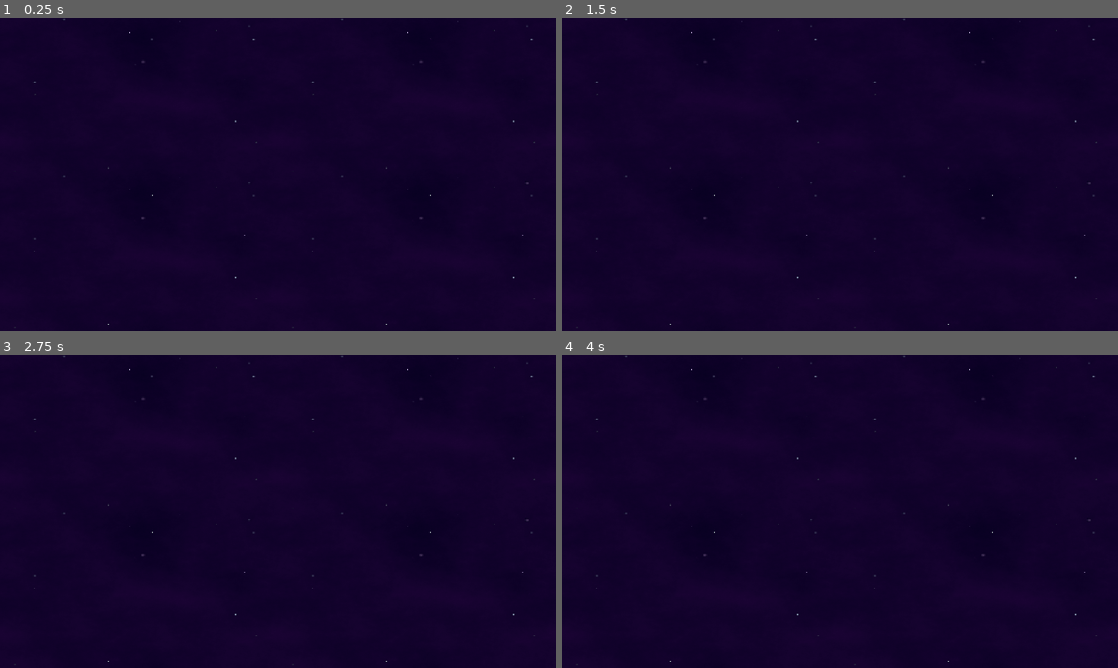
Above: before the commit, frames 1-4 (two rows, left to right).
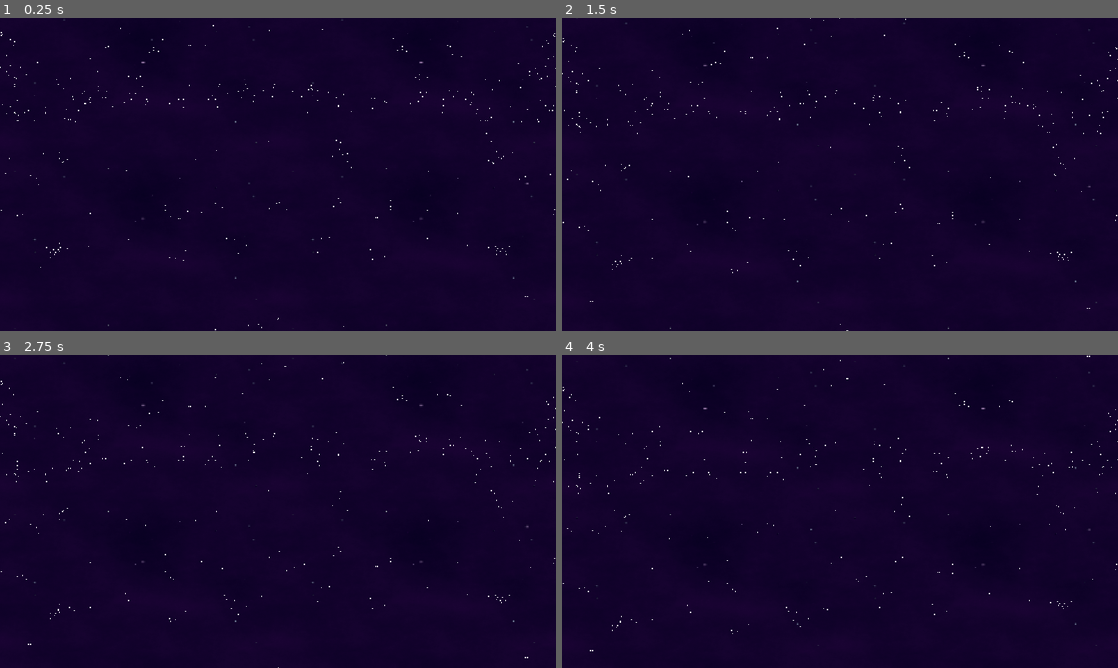
Above: after the commit, the same moments.

Repository: Gustav0Prado/SpaceShooter
Game: Godot game, scene res://main.tscn
Two runs of this game, one before a commit and one after it. Both use one fixed random seed, a clock stepped at 60 frames per second and the inputs below. Before the commit the project starts from res://scenes/main.tscn.
Inputs:
- Up to frame 1 (0.25 s): no input
- Up to frame 2 (1.5 s): no input
- Up to frame 3 (2.75 s): no input
- Up to frame 4 (4 s): no input

The runs differ from the first frame. In frame 1, 0.3% of the frame differs, in the area x 0-100%, y 0-100%; in frame 2, 0.3%; in frame 3, 0.3%; in frame 4, 0.3%.

Commit message:
[add] Parallax Background

Diff:
--- /dev/null
+++ b/effects/parallax_background.gd
@@ -0,0 +1,15 @@
+class_name ParallaxBG extends Node2D
+
+@onready var space_layer: Parallax2D = $SpaceLayer
+@onready var close_stars_layer: Parallax2D = $CloseStarsLayer
+@onready var far_stars_layer: Parallax2D = $FarStarsLayer
+
+func _ready() -> void:
+	close_stars_layer.repeat_size = Vector2(1152, 648)
+	far_stars_layer.repeat_size = Vector2(1152, 648)
+	space_layer.repeat_size = Vector2(1152, 648)
+
+func _process(delta: float) -> void:
+	close_stars_layer.scroll_offset += Vector2(0, 20) * delta
+	far_stars_layer.scroll_offset += Vector2(0, 10) * delta
+	space_layer.scroll_offset += Vector2(0, 5) * delta
--- /dev/null
+++ b/effects/parallax_background.tscn
@@ -0,0 +1,35 @@
+[gd_scene load_steps=5 format=3 uid="uid://cn4e48br4jip8"]
+
+[ext_resource type="Texture2D" uid="uid://u2dww22efjtk" path="res://assets/background.png" id="1_1ybfv"]
+[ext_resource type="Script" uid="uid://j17p3q0j2a6b" path="res://effects/parallax_background.gd" id="1_06tkg"]
+[ext_resource type="Texture2D" uid="uid://bth1w3lid5a2b" path="res://assets/stars.png" id="2_06tkg"]
+[ext_resource type="Texture2D" uid="uid://bdnm0s3k1ph4l" path="res://assets/stars2.png" id="4_nuglm"]
+
+[node name="ParallaxBackground" type="Node2D"]
+script = ExtResource("1_06tkg")
+
+[node name="SpaceLayer" type="Parallax2D" parent="."]
+
+[node name="Space" type="TextureRect" parent="SpaceLayer"]
+offset_right = 1152.0
+offset_bottom = 648.0
+texture = ExtResource("1_1ybfv")
+expand_mode = 2
+metadata/_edit_use_anchors_ = true
+
+[node name="FarStarsLayer" type="Parallax2D" parent="."]
+
+[node name="FarStars" type="TextureRect" parent="FarStarsLayer"]
+offset_right = 1152.0
+offset_bottom = 648.0
+texture = ExtResource("2_06tkg")
+expand_mode = 2
+metadata/_edit_use_anchors_ = true
+
+[node name="CloseStarsLayer" type="Parallax2D" parent="."]
+
+[node name="CloseStars" type="TextureRect" parent="CloseStarsLayer"]
+offset_right = 1152.0
+offset_bottom = 648.0
+texture = ExtResource("4_nuglm")
+expand_mode = 2
--- /dev/null
+++ b/main.tscn
@@ -0,0 +1,7 @@
+[gd_scene load_steps=2 format=3 uid="uid://xc8qs014lvju"]
+
+[ext_resource type="PackedScene" uid="uid://cn4e48br4jip8" path="res://effects/parallax_background.tscn" id="1_ig7tw"]
+
+[node name="Main" type="Node2D"]
+
+[node name="ParallaxBG" parent="." instance=ExtResource("1_ig7tw")]
--- a/project.godot
+++ b/project.godot
@@ -23,7 +23,6 @@
 
 folder_colors={
 "res://assets/": "red",
-"res://scenes/": "orange",
 "res://scripts/": "green"
 }
 
--- a/scenes/main.tscn
+++ /dev/null
@@ -1,17 +0,0 @@
-[gd_scene load_steps=2 format=3 uid="uid://xc8qs014lvju"]
-
-[ext_resource type="Texture2D" uid="uid://u2dww22efjtk" path="res://assets/background.png" id="1_o5qli"]
-
-[node name="Main" type="Node2D"]
-
-[node name="SpaceLayer" type="Parallax2D" parent="."]
-
-[node name="Space" type="TextureRect" parent="SpaceLayer"]
-offset_right = 1152.0
-offset_bottom = 648.0
-texture = ExtResource("1_o5qli")
-expand_mode = 2
-
-[node name="FarStarsLayer" type="Parallax2D" parent="."]
-
-[node name="CloseStarsLayer" type="Parallax2D" parent="."]
Binary file added: assets/stars.png
Not shown, added: assets/stars.png.import
Binary file added: assets/stars2.png
Not shown, added: assets/stars2.png.import
Not shown, added: effects/parallax_background.gd.uid
